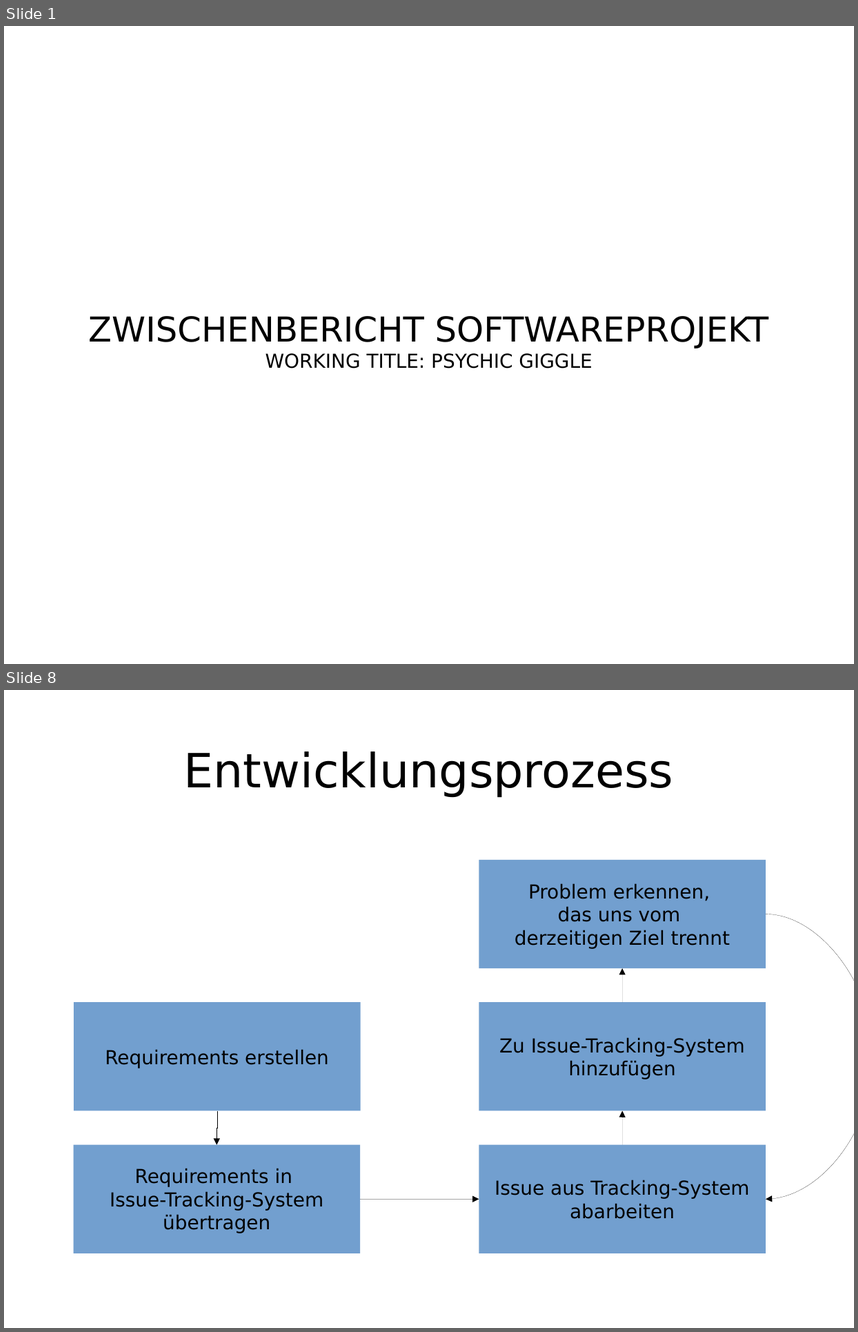
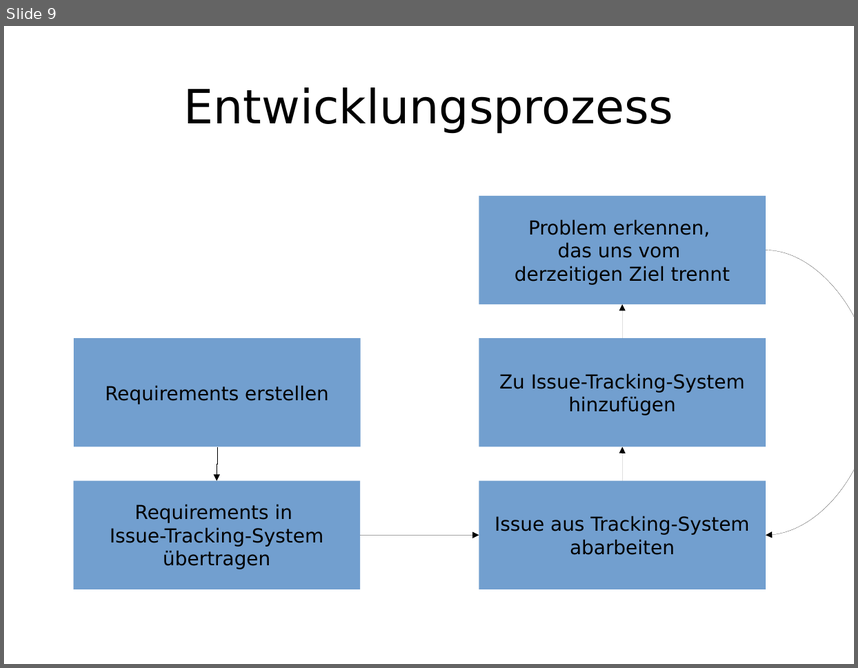
Before and after one commit to enra64/psychic-giggle, a slide deck: zwischenstand anfang dezember.odp. Shown one above the other, each under a label of ours: slides 1 and 8 before the commit, slide 9 after it; the slides between them are not shown. The pictures are 858x1332 and 858x668 pixels, drawn with LibreOffice and Linux fonts; fonts in the diff are those of the drawing. Boxes give left, top, right and bottom in pixels: in the first picture for what was removed or moved away, otherwise in the second. Text is boxed around its words. In the diff, an @@ line names an element or a change of style, - is before the commit and + after.

```diff
--- a/zwischenstand anfang dezember.odp
+++ b/zwischenstand anfang dezember.odp
@@ slide 1 removed at (x1=4, y1=26, x2=854, y2=664), background #FFFFFF @@
@@ subtitle removed at (x1=88, y1=316, x2=769, y2=368) @@
-ZWISCHENBERICHT SOFTWAREPROJEKT
-WORKING TITLE: PSYCHIC GIGGLE
@@ what was slide 8 is now slide 9 @@
```
Also in this commit, not shown: 4 slides changed, 5 slides added, 3 other slides removed.
